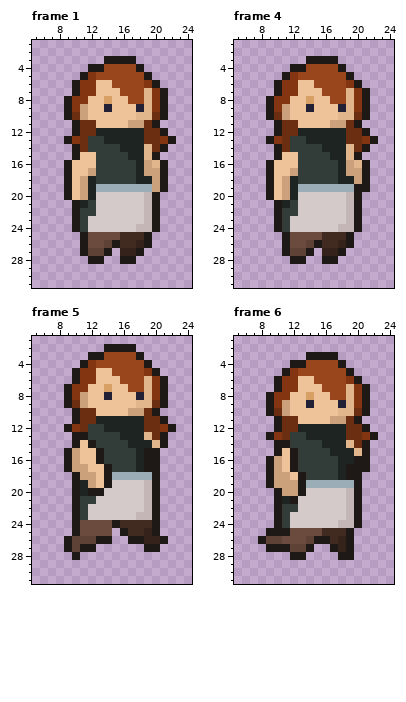
Two states of a animated GIF sprite, images/running.gif. Above is the file before it was changed.
The file is 32x32 pixels, 6 frames. Shown: frame 1: x 5..24, y 1..31; frame 4: x 5..24, y 1..31; frame 5: x 5..24, y 1..31; frame 6: x 5..24, y 1..31. The commit also changed other frames, which this record leaves out.
And afterwards:
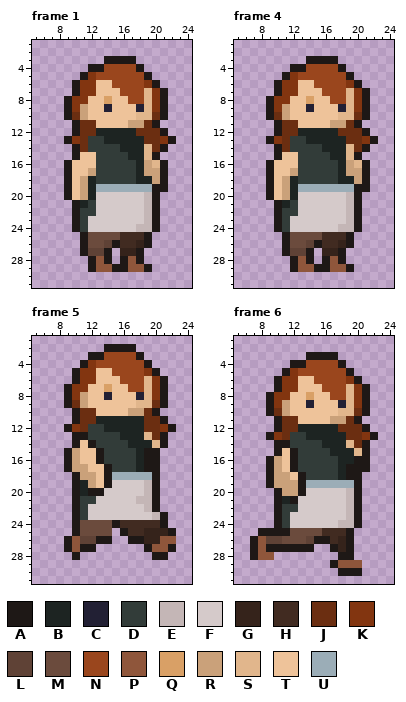
Palette (. is transparent): A #1e1816  B #1d2422  C #222034  D #323c39  E #c4b6b6  F #d5caca  G #35231b  H #412b21  J #6b2e11  K #823510  L #5f4236  M #6b4b3d  N #9a461d  P #8f563b  Q #d9a066  R #caa17a  S #e1b68c  T #eec39a  U #9badb7
Diff:
--- frame 1
@@ x 16..20 @@
 11 TRRJA
-12 BBBJJ
+12 BBJJJ
 13 BBBJJ
@@ x 18..22 @@
 18 BBRA.
-19 UURA.
+19 UUAA.
 20 FEA..
@@ x 10..21 @@
 27 .ALLA.GGA...
-28 ..AA..AA....
-29 ............
+28 ..APA.APA...
+29 ..APPAAPPA..
 30 ............
--- frame 4
@@ x 16..20 @@
 11 TRRJA
-12 BBBJJ
+12 BBJJJ
 13 BBBJJ
@@ x 10..21 @@
 27 .ALLA.GGA...
-28 ..AA..AA....
-29 ............
+28 ..APA.APA...
+29 ..APPAAPPA..
 30 ............
--- frame 5
@@ x 5..24 @@
 20 .....ABAAFFFFFEA....
-21 .....ADDFFFFFFEA....
+21 .....ADDFFFFFEEA....
 22 .....ADFFFFFFFEA....
-23 .....ADFFFFFFEEA....
-24 .....AMMMMAHHHHA....
-25 .....AMMMM.AHHGA....
-26 ....ALLLAA..AAGGA...
-27 ....ALAA......AA....
-28 .....A..............
+23 .....ADFFFFFFFFEA...
+24 .....AMMMMAHHHHHA...
+25 .....AMMMM.AHHGGGA..
+26 ....APLLAA..AAGGPP..
+27 ....APAA......APPA..
+28 .....A.........AA...
 29 ....................
--- frame 6
@@ x 16..20 @@
 11 TRRJA
-12 BBBJJ
+12 BBJJJ
 13 BBBJJ
@@ x 5..24 @@
 24 .....ADFFFFFFEEA....
-25 ....AAAMMMMHHHA.....
-26 ...ALLMMMLAAHGA.....
-27 ....AAALLA..AGA.....
-28 .......AA....AA.....
-29 ....................
-30 ....................
+25 ...AAAAMMMMHHHA.....
+26 ..APLLMMMLAAHGA.....
+27 ..APAAAAAA..AGA.....
+28 ..APP........AA.....
+29 ............APPP....
+30 .............AAA....
 31 ....................
